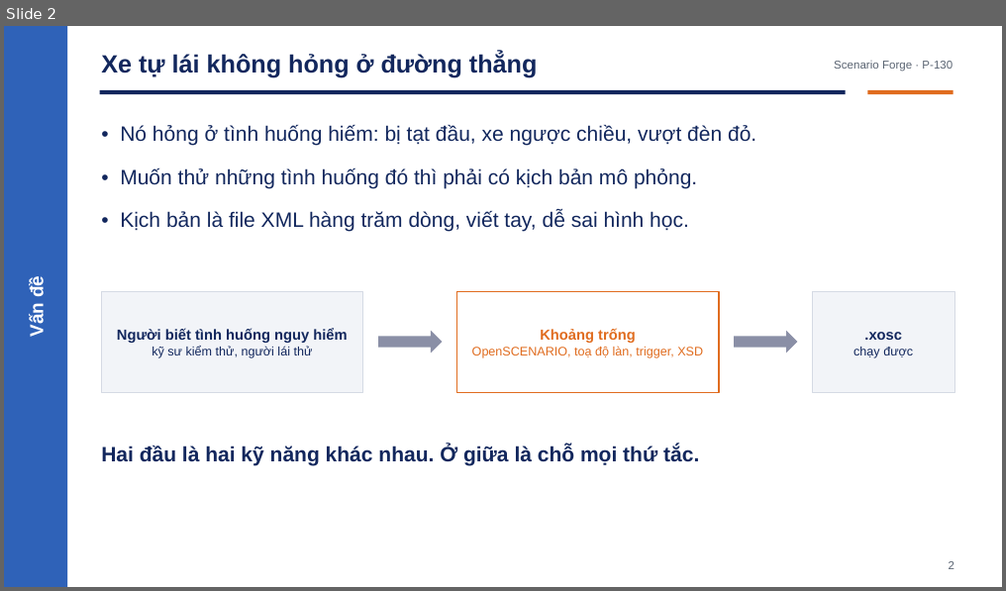
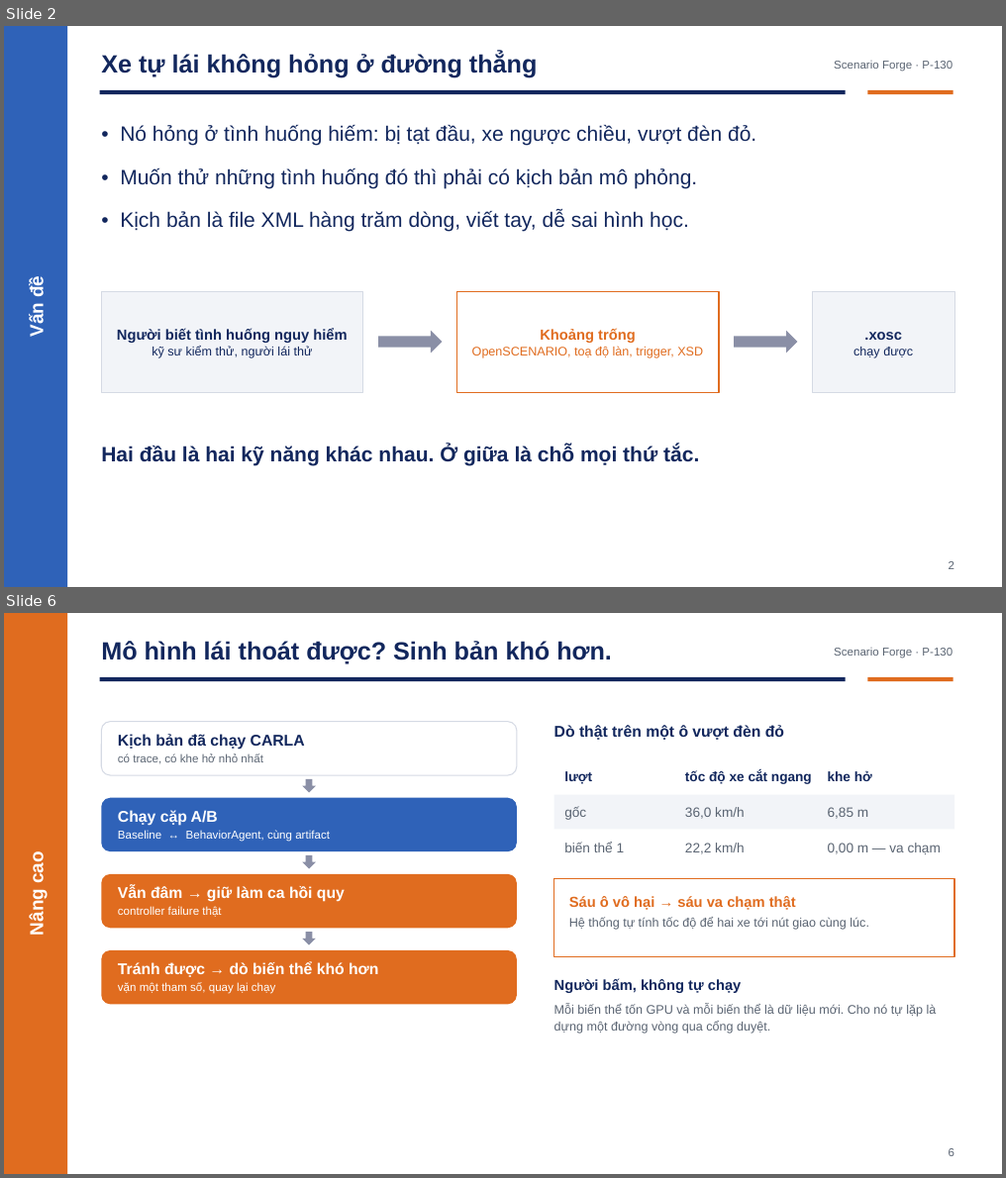
Before and after one commit to Menakanchi/nextjs-boilerplate, a slide deck: presentation/pitch_deck.pptx. Shown one above the other, each under a label of ours: slide 2 before the commit, slides 2 and 6 after it; the slides between them are not shown. The pictures are 1006x591 and 1006x1178 pixels, drawn with LibreOffice and Linux fonts; fonts in the diff are those of the drawing. Boxes give left, top, right and bottom in pixels: in the first picture for what was removed or moved away, otherwise in the second. Text is boxed around its words. In the diff, an @@ line names an element or a change of style, - is before the commit and + after.

```diff
--- a/presentation/pitch_deck.pptx
+++ b/presentation/pitch_deck.pptx
@@ slide 6 added at [4, 613, 1002, 1174], background #FFFFFF @@
@@ rectangle added at [4, 613, 67, 1174], fill #E06C1F @@
@@ text added at [101, 641, 612, 664], 24 pt, text #12275D, bold @@
+Mô hình lái thoát được? Sinh bản khó hơn.
@@ text added at [834, 648, 952, 659], 11 pt, text #5A6472 @@
+Scenario Forge · P-130
@@ rectangle added at [100, 677, 846, 682], fill #12275D @@
@@ rectangle added at [868, 677, 953, 682], fill #E06C1F @@
@@ rounded rectangle added at [101, 722, 517, 775], fill #FFFFFF, outline #D5DAE4 1 pt @@
@@ text added at [554, 725, 784, 740], 15 pt, text #12275D, bold @@
+Dò thật trên một ô vượt đèn đỏ
@@ text added at [118, 734, 305, 764], 11 pt, text #5A6472 @@
+Kịch bản đã chạy CARLA
+có trace, có khe hở nhỏ nhất
@@ down arrow added at [302, 779, 316, 792], fill #8A8FA6 @@
@@ text added at [564, 771, 592, 784], 13 pt, text #12275D, bold @@
+lượt
@@ text added at [685, 770, 812, 784], 13 pt, text #12275D, bold @@
+tốc độ xe cắt ngang
@@ text added at [828, 771, 872, 781], 13 pt, text #12275D, bold @@
+khe hở
@@ rounded rectangle added at [101, 798, 517, 852], fill #2F62B8 @@
@@ text added at [118, 810, 330, 842], 11 pt, text #FFFFFF @@
+Chạy cặp A/B
+Baseline ↔ BehaviorAgent, cùng artifact
@@ rectangle added at [554, 795, 954, 830], fill #F2F4F8 @@
@@ text added at [564, 806, 586, 820], 13 pt, text #5A6472 @@
+gốc
@@ text added at [685, 807, 745, 819], 13 pt, text #5A6472 @@
+36,0 km/h
@@ text added at [828, 807, 868, 819], 13 pt, text #5A6472 @@
+6,85 m
@@ rectangle added at [554, 831, 954, 865], fill #FFFFFF @@
@@ text added at [564, 842, 625, 853], 13 pt, text #5A6472 @@
+biến thể 1
@@ text added at [685, 843, 745, 855], 13 pt, text #5A6472 @@
+22,2 km/h
@@ text added at [828, 843, 941, 855], 13 pt, text #5A6472 @@
+0,00 m — va chạm
@@ text added at [27, 855, 48, 935], 18 pt, text #FFFFFF, bold @@
+Nâng cao
@@ rounded rectangle added at [101, 874, 517, 928], fill #E06C1F @@
@@ down arrow added at [302, 856, 316, 869], fill #8A8FA6 @@
@@ rectangle added at [554, 878, 954, 958], fill #FFFFFF, outline #E06C1F 1.25 pt @@
@@ text added at [118, 885, 345, 917], 15 pt, text #FFFFFF, bold @@
+Vẫn đâm → giữ làm ca hồi quy
+controller failure thật
@@ text added at [569, 896, 869, 930], 12 pt, text #5A6472 @@
+Sáu ô vô hại → sáu va chạm thật
+Hệ thống tự tính tốc độ để hai xe tới nút giao cùng lúc.
@@ down arrow added at [302, 932, 316, 946], fill #8A8FA6 @@
@@ rounded rectangle added at [101, 951, 517, 1004], fill #E06C1F @@
@@ text added at [118, 962, 378, 994], 15 pt, text #FFFFFF, bold @@
+Tránh được → dò biến thể khó hơn
+vặn một tham số, quay lại chạy
@@ text added at [554, 978, 937, 1034], 12 pt, text #5A6472 @@
+Người bấm, không tự chạy
+Mỗi biến thể tốn GPU và mỗi biến thể là dữ liệu mới. Cho nó tự lặp là dựng một đường vòng qua cổng duyệt.
@@ text added at [948, 1149, 954, 1157], 11 pt, text #5A6472 @@
+6
```
Also in this commit, not shown: 4 slides changed, 1 other slide added, 8 slides removed, 1 other file.
